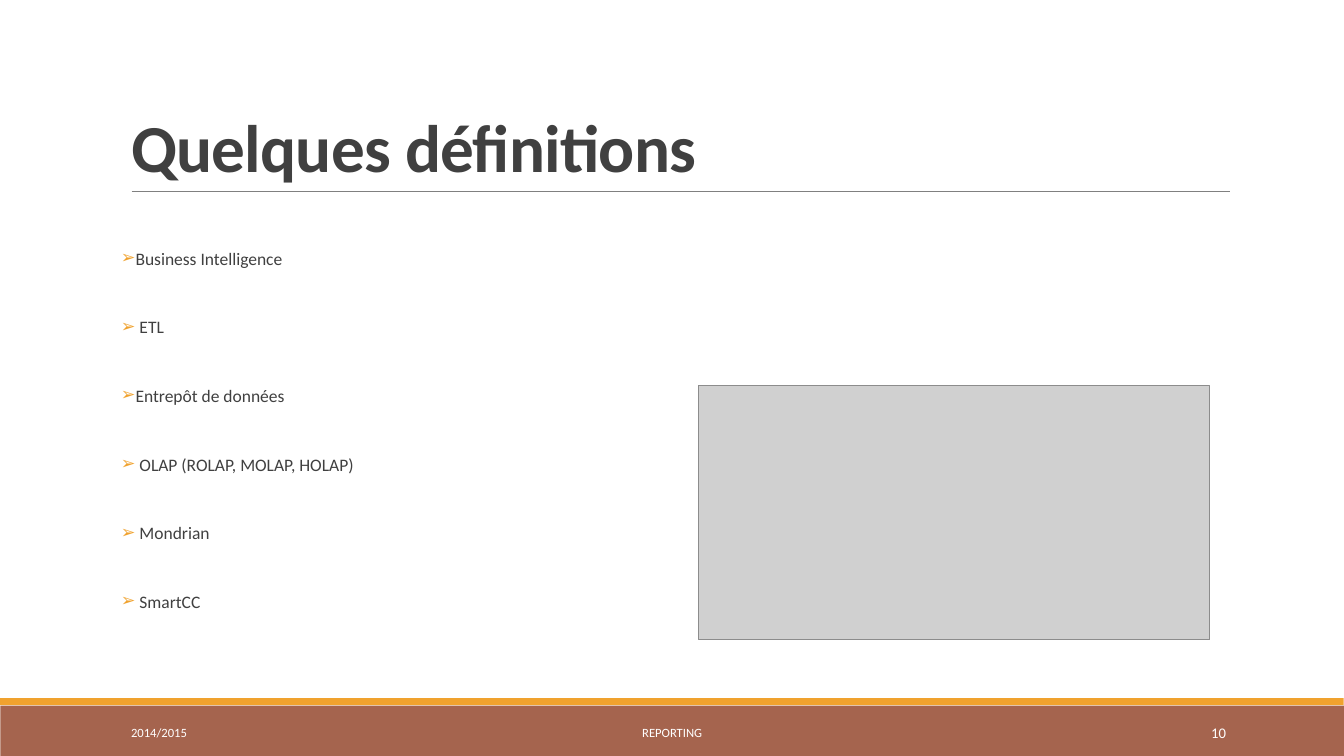
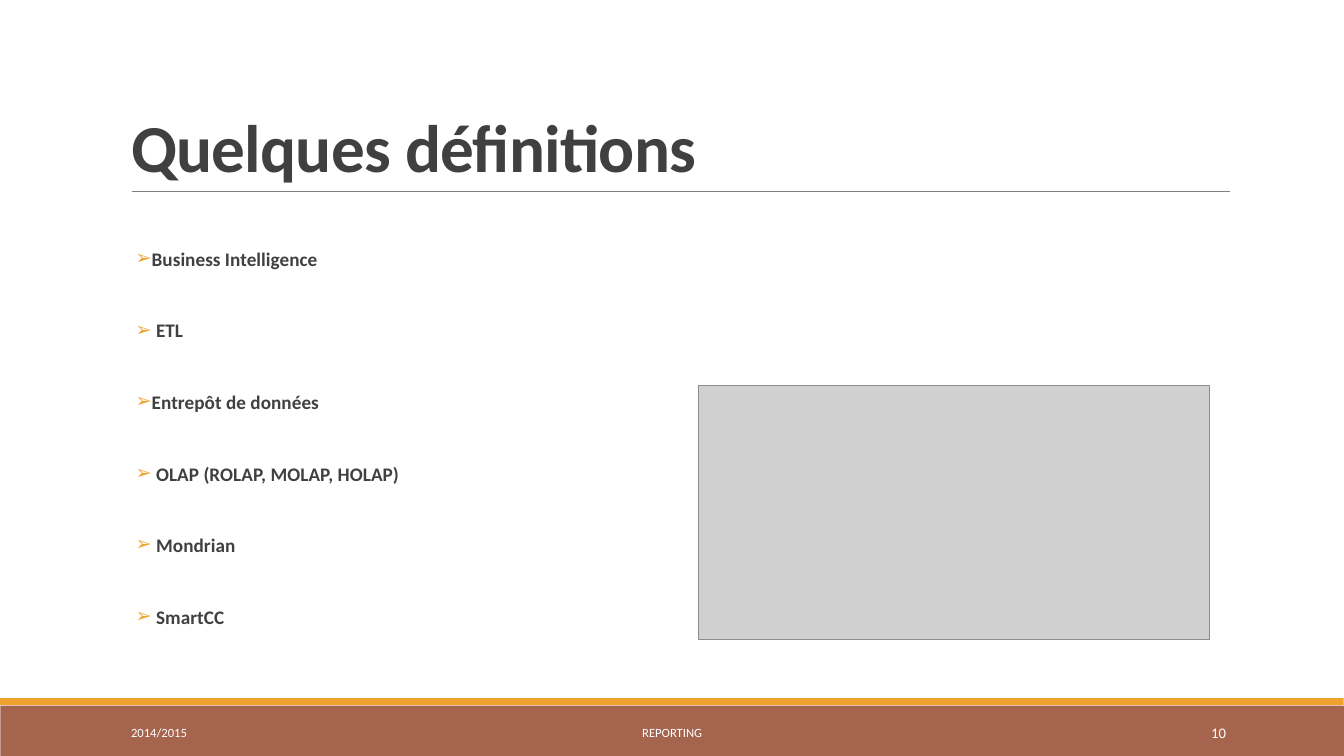
Before and after one commit to seddikouiss/data, a slide deck: slide 10 of RAPORT/Reporting_Presentation_V2.pptx. Drawn at 1344x756 pixels with LibreOffice and Linux fonts; fonts in the diff are those of the drawing; grey boxes stand for pictures. Boxes give left, top, right and bottom in pixels: in the first picture for what was removed or moved away, otherwise in the second. Text is boxed around its words. In the diff, an @@ line names an element or a change of style, - is before the commit and + after.

```diff
--- a/RAPORT/Reporting_Presentation_V2.pptx
+++ b/RAPORT/Reporting_Presentation_V2.pptx
@@ text "Business Intelligence": place and size @@
-text "Business Intelligence" at [136, 253, 353, 608]
+text "Business Intelligence" at [152, 252, 399, 624]
@@ text "Business Intelligence" at [152, 252, 399, 624]: size 12.5 to 13.8 pt, bold on @@
```
Also in this commit, not shown: 17 other slides changed, 1 other file.
